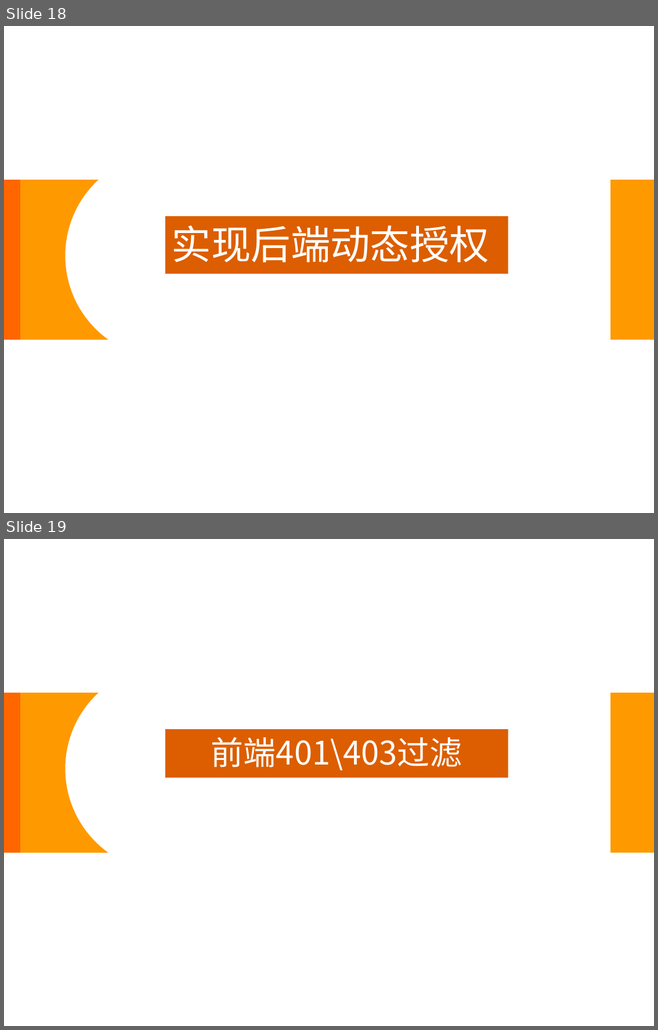
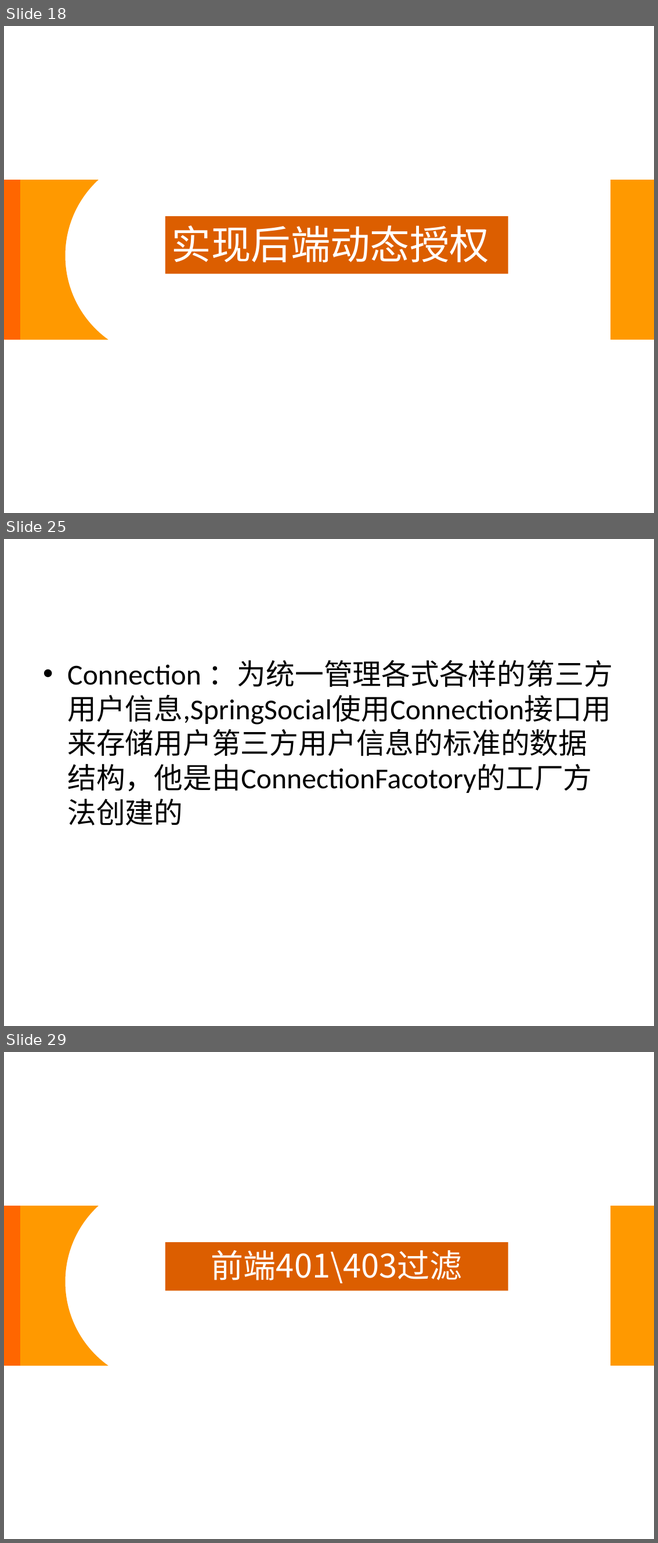
Before and after one commit to wmz6762/security-demo, a slide deck: Spring Security.pptx. Shown one above the other, each under a label of ours: slides 18 and 19 before the commit, slides 18, 25 and 29 after it; the slides between them are not shown. The pictures are 658x1030 and 658x1543 pixels, drawn with LibreOffice and Linux fonts; fonts in the diff are those of the drawing; background and template pictures are left out. Boxes give left, top, right and bottom in pixels: in the first picture for what was removed or moved away, otherwise in the second. Text is boxed around its words. In the diff, an @@ line names an element or a change of style, - is before the commit and + after.

```diff
--- a/Spring Security.pptx
+++ b/Spring Security.pptx
@@ slide 25 added at (4,539,654,1026), background picture (left out) @@
@@ text added at (67,660,612,793), 32 pt, text #000000 @@
+• Connection ：为统一管理各式各样的第三方用户信息,SpringSocial使用Connection接口用来存储用户第三方用户信息的标准的数据结构，他是由ConnectionFacotory的工厂方法创建的
@@ what was slide 19 is now slide 29 @@
```
Also in this commit, not shown: 9 other slides added, 1 other file.
